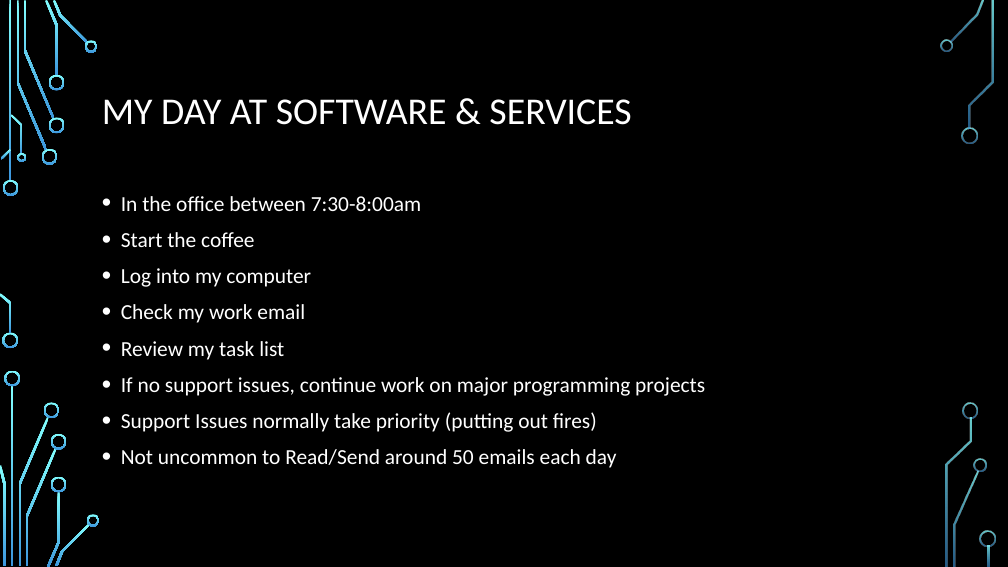
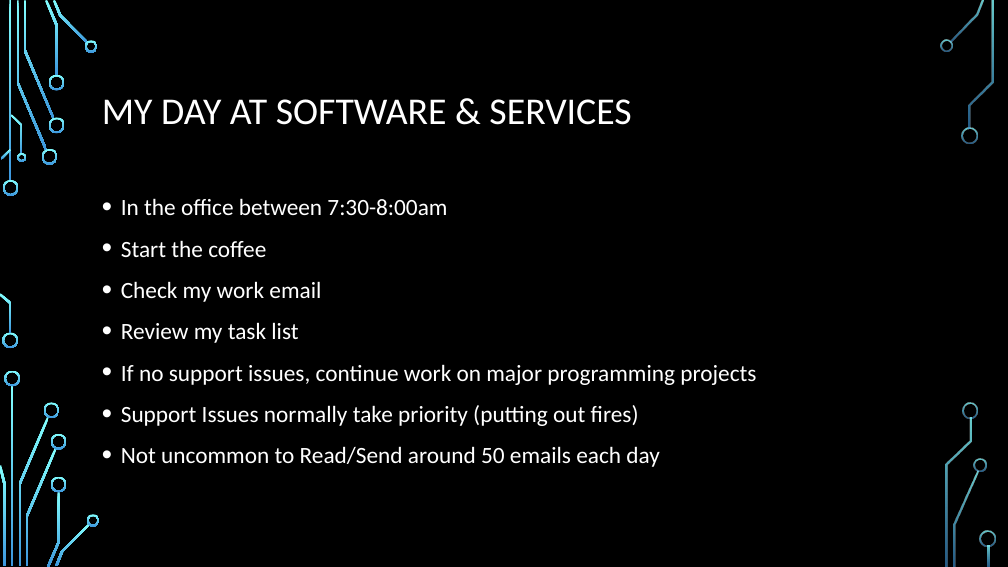
Before and after one commit to daviddcbud/TrainingApp, a slide deck: slide 24 of PowerPointSlids.pptx (slide 22 before the commit). Drawn at 1008x567 pixels with LibreOffice and Linux fonts; fonts in the diff are those of the drawing; background and template pictures are left out. Boxes give left, top, right and bottom in pixels: in the first picture for what was removed or moved away, otherwise in the second. Text is boxed around its words. In the diff, an @@ line names an element or a change of style, - is before the commit and + after.

```diff
--- a/PowerPointSlids.pptx
+++ b/PowerPointSlids.pptx
@@ text "In the office between 7:30-8:00am" at bbox=[121, 198, 756, 467]: size 20.4 to 22.2 pt; line spacing 1 to 1.1 @@
@@ text at bbox=[121, 268, 311, 287]: paragraph removed @@
-• Log into my computer
```
Also in this commit, not shown: 5 other slides changed, 2 slides added, 1 other file.
